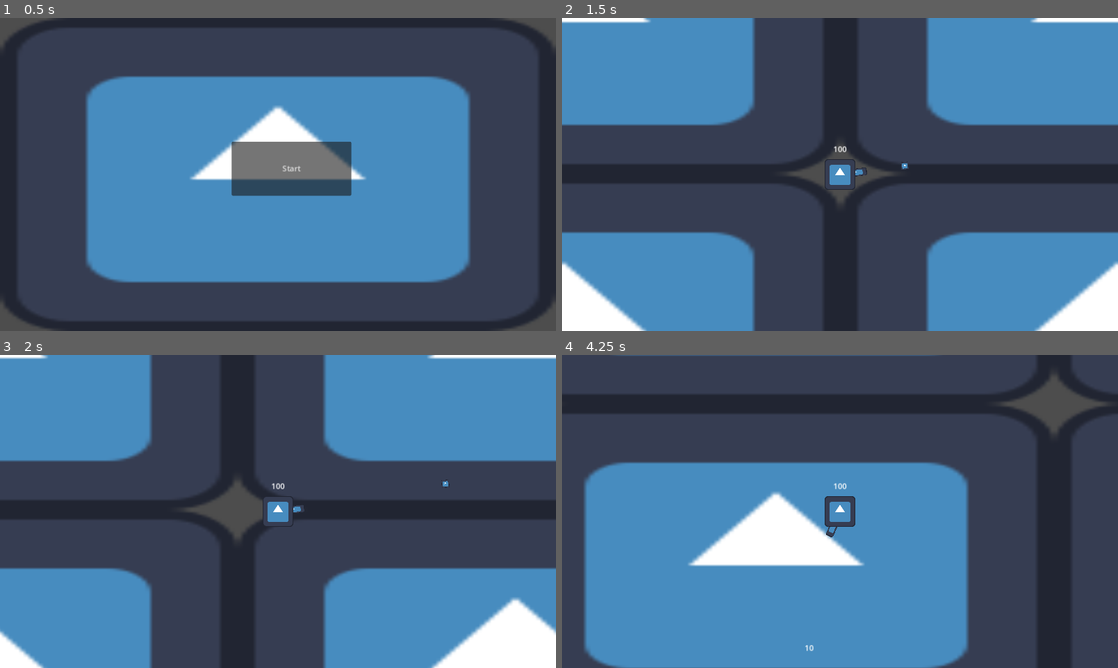
Above: before the commit, frames 1-4 (two rows, left to right).
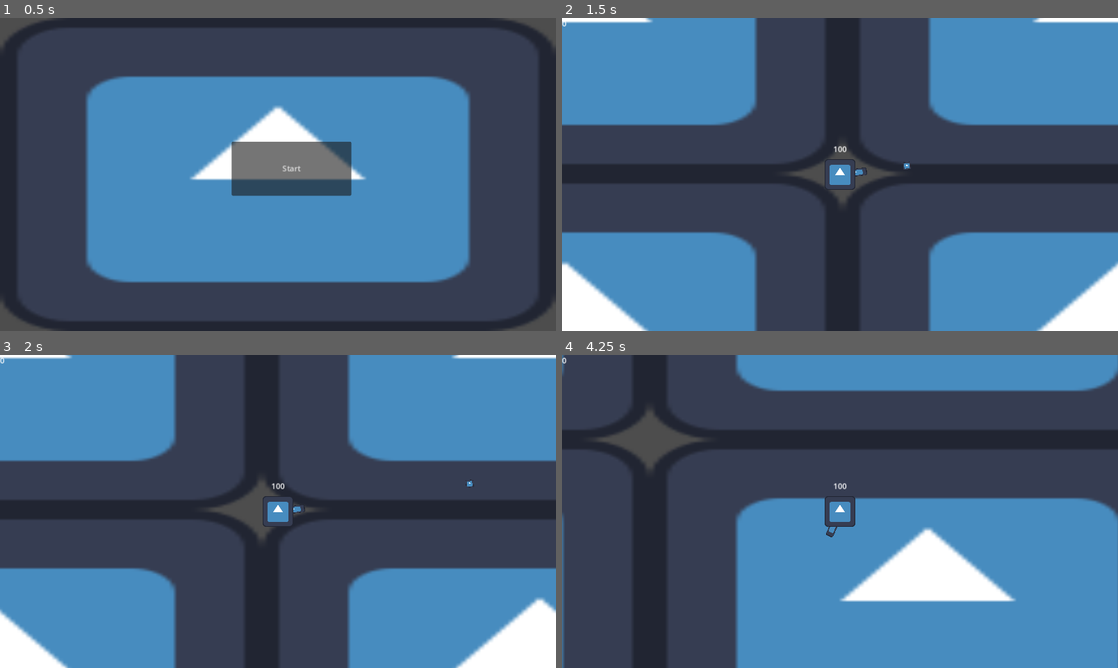
Above: after the commit, the same moments.

Repository: YUK1-0000/vamsavadiepio
Game: Godot game, scene res://World/world.tscn
Two runs of this game, one before a commit and one after it. Both use one fixed random seed, a clock stepped at 60 frames per second and the inputs below. The engine's default icon, where the game draws it, is replaced by a stand-in: a white triangle on a blue panel in a dark square.
Inputs (mouse positions are in pixels of both pictures, inside the frame that each line leads up to):
- Up to frame 1 (0.5 s): no input
- Up to frame 2 (1.5 s): click "Start" at 0.5 s; tap Enter at 1.25 s; move the mouse to (962, 158) at 1.27 s; press the mouse at (962, 158) at 1.28 s; hold D (move_right) from 1.28 s (still down)
- Up to frame 3 (2 s): keep holding D (move_right); tap Q (q) at 1.55 s
- Up to frame 4 (4.25 s): move the mouse to (728, 527) at 2.02 s; release D (move_right) at 2.03 s; release the mouse at (728, 527) at 2.03 s; hold S (move_downward) 2.03-2.78 s; tap Q (q) at 2.1, 3.05, 3.6 s; click (728, 527) at 2.3 s; move the mouse to (895, 442) at 2.77 s; press the mouse at (895, 442) at 2.78 s; hold D (move_right) 2.78-3.53 s; move the mouse to (812, 574) at 3.52 s; release the mouse at (812, 574) at 3.53 s; hold W (move_upward) from 3.53 s (still down); click (812, 574) at 3.8 s

Frame 1 is identical in both runs. In frame 2, 1.5% of the frame differs, in the area x 0-100%, y 0-100%; in frame 3, 17%; in frame 4, 64%.

Commit message:
おなかすいた

Diff:
--- a/Bullet/bullet.tscn
+++ b/Bullet/bullet.tscn
@@ -15,7 +15,7 @@
 motion_mode = 1
 script = ExtResource("1_wgk5s")
 speed = 600.0
-penetrate = 0.0
+penetration = 0.0
 
 [node name="Icon" type="Sprite2D" parent="."]
 scale = Vector2(0.125, 0.125)
--- a/Character.gd
+++ b/Character.gd
@@ -5,16 +5,17 @@
 enum MovingMode {CONSTANT, ACCELERATION}
 @export var moving_mode: MovingMode
 
-@export var hp_max: float
 @export var direction: Vector2
 @export var speed: float
 @export var acceleration: float
 @export var friction: float
-
+@export var hp_max: float
+@export var level: int
+@export var exp: int
 @export var recoil: float
 @export var damage: float
 @export var knockback: float
-@export var penetrate: float = INF
+@export var penetration: float = INF
 
 @onready var hp := hp_max
 
@@ -29,12 +30,12 @@
 				velocity = velocity.move_toward(direction * speed, friction * delta)
 
 
-func attack_to(character: Character) -> void:
+func bump_into(character: Character) -> void:
 	character.damaged(damage)
 	character.knockedback(velocity.normalized() * knockback)
-	if not penetrate:
+	if not penetration:
 		die()
-	penetrate -= 1
+	penetration -= 1
 
 func damaged(damage: float) -> void:
 	hp = max(0, hp - damage)
--- a/Enemy/enemy.gd
+++ b/Enemy/enemy.gd
@@ -16,3 +16,4 @@
 	move_and_slide()
 	if not hp:
 		die()
+		Game.player.exp += exp
--- a/Enemy/enemy.tscn
+++ b/Enemy/enemy.tscn
@@ -20,12 +20,13 @@
 motion_mode = 1
 script = ExtResource("1_kw0dt")
 moving_mode = 1
-hp_max = 10.0
 speed = 100.0
 acceleration = 200.0
 friction = 200.0
+hp_max = 10.0
+exp = 10.0
 damage = 1.0
-knockback = 50.0
+knockback = 100.0
 
 [node name="Icon" type="Sprite2D" parent="."]
 scale = Vector2(0.5, 0.5)
--- a/Game/Game.gd
+++ b/Game/Game.gd
@@ -5,7 +5,6 @@
 @onready var enemies: Node2D = world.get_node("Enemies")
 @onready var bullets: Node2D = world.get_node("Bullets")
 @onready var spawn_timer: Timer = world.get_node("SpawnTimer")
-#@onready var camera: Camera2D = world.get_node("Camera2D")
 
 var player: Player
 var spawn_distance := 800
--- a/Weapon/weapon.tscn
+++ b/Gun/gun.tscn
@@ -2,7 +2,7 @@
 
 [ext_resource type="Texture2D" uid="uid://cmbksv1enqmud" path="res://icon.svg" id="3_sbv7c"]
 
-[node name="Weapon" type="Node2D"]
+[node name="Gun" type="Node2D"]
 
 [node name="Icon" type="Sprite2D" parent="."]
 position = Vector2(28, 0)
--- /dev/null
+++ b/Menu/hud.gd
@@ -0,0 +1,4 @@
+extends Control
+
+func _process(_delta: float) -> void:
+	$ExpLabel.text = str(Game.player.exp)
--- /dev/null
+++ b/Menu/hud.tscn
@@ -0,0 +1,17 @@
+[gd_scene load_steps=2 format=3 uid="uid://b6xoo4pem6rgy"]
+
+[ext_resource type="Script" path="res://Menu/hud.gd" id="1_sjxj2"]
+
+[node name="HUD" type="Control"]
+layout_mode = 3
+anchors_preset = 15
+anchor_right = 1.0
+anchor_bottom = 1.0
+grow_horizontal = 2
+grow_vertical = 2
+script = ExtResource("1_sjxj2")
+
+[node name="ExpLabel" type="Label" parent="."]
+layout_mode = 1
+offset_right = 64.0
+offset_bottom = 24.0
--- a/Player/player.gd
+++ b/Player/player.gd
@@ -4,8 +4,8 @@
 
 @export var bullet_scene: PackedScene
 
-@onready var weapon := $Weapon
-@onready var interval_timer := $Weapon/Timers/IntervalTimer
+@onready var gun := $Gun
+@onready var interval_timer := $Gun/Timers/IntervalTimer
 
 var auto_fire := false
 
@@ -13,7 +13,7 @@
 	if Input.is_action_just_pressed("q"):
 		auto_fire != auto_fire
 
-	weapon.look_at(get_global_mouse_position())
+	gun.look_at(get_global_mouse_position())
 	if auto_fire or Input.is_action_pressed("fire") and not interval_timer.time_left:
 		fire()
 
@@ -30,9 +30,9 @@
 
 func fire() -> void:
 	var b: Bullet = bullet_scene.instantiate()
-	b.global_position = weapon.get_node("Muzzle").global_position
-	b.rotate(weapon.rotation)
-	b.direction = Vector2.RIGHT.rotated(weapon.rotation)
+	b.global_position = gun.get_node("Muzzle").global_position
+	b.rotate(gun.rotation)
+	b.direction = Vector2.RIGHT.rotated(gun.rotation)
 	b.damage = damage
 	b.knockback = knockback
 	velocity -= Vector2.RIGHT.rotated(b.rotation) * recoil
--- a/Player/player.tscn
+++ b/Player/player.tscn
@@ -1,10 +1,11 @@
-[gd_scene load_steps=8 format=3 uid="uid://c1cqao3ghyftq"]
+[gd_scene load_steps=9 format=3 uid="uid://c1cqao3ghyftq"]
 
 [ext_resource type="Script" path="res://Player/player.gd" id="1_15nah"]
 [ext_resource type="Texture2D" uid="uid://cmbksv1enqmud" path="res://icon.svg" id="1_idbvv"]
 [ext_resource type="PackedScene" uid="uid://c4qmkdijgakj8" path="res://Bullet/bullet.tscn" id="2_b522p"]
-[ext_resource type="PackedScene" uid="uid://cfsiom3bmd31n" path="res://Weapon/weapon.tscn" id="2_rms77"]
+[ext_resource type="PackedScene" uid="uid://cfsiom3bmd31n" path="res://Gun/gun.tscn" id="3_ya438"]
 [ext_resource type="PackedScene" uid="uid://dcla7jfwu2ge3" path="res://hurt_box.tscn" id="5_1d6ur"]
+[ext_resource type="PackedScene" uid="uid://b0n2n4ssr43ho" path="res://camera.tscn" id="6_w53rh"]
 
 [sub_resource type="CircleShape2D" id="CircleShape2D_tq6hi"]
 radius = 24.0
@@ -19,15 +20,15 @@
 script = ExtResource("1_15nah")
 bullet_scene = ExtResource("2_b522p")
 moving_mode = 1
+speed = 300.0
+acceleration = 300.0
+friction = 100.0
 hp_max = 100.0
-speed = 500.0
-acceleration = 500.0
-friction = 100.0
 recoil = 60.0
 damage = 10.0
 knockback = 150.0
 
-[node name="Weapon" parent="." instance=ExtResource("2_rms77")]
+[node name="Gun" parent="." instance=ExtResource("3_ya438")]
 
 [node name="Icon" type="Sprite2D" parent="."]
 scale = Vector2(0.5, 0.5)
@@ -50,6 +51,6 @@
 [node name="CollisionShape2D" parent="HurtBox" index="0"]
 shape = SubResource("CircleShape2D_bxk7b")
 
-[node name="Camera2D" type="Camera2D" parent="."]
+[node name="Camera" parent="." instance=ExtResource("6_w53rh")]
 
 [editable path="HurtBox"]
--- /dev/null
+++ b/camera.tscn
@@ -0,0 +1,16 @@
+[gd_scene load_steps=2 format=3 uid="uid://b0n2n4ssr43ho"]
+
+[ext_resource type="PackedScene" uid="uid://b6xoo4pem6rgy" path="res://Menu/hud.tscn" id="1_jy6yy"]
+
+[node name="Camera" type="Camera2D"]
+
+[node name="HUD" parent="." instance=ExtResource("1_jy6yy")]
+anchors_preset = 0
+anchor_right = 0.0
+anchor_bottom = 0.0
+offset_left = -576.0
+offset_top = -324.0
+offset_right = -576.0
+offset_bottom = -324.0
+grow_horizontal = 1
+grow_vertical = 1
--- a/hit_box.gd
+++ b/hit_box.gd
@@ -9,10 +9,10 @@
 @onready var disable_timer: Timer = $DisableTimer
 
 func _on_area_entered(area: HurtBox) -> void:
-	var attacker: Character = get_parent()
-	var attacked_chara: Character = area.get_parent()
+	var myself: Character = get_parent()
+	var collided_chara: Character = area.get_parent()
 
-	attacker.attack_to(attacked_chara)
+	myself.bump_into(collided_chara)
 
 	if hit_type == HitType.COOLDOWN:
 		collision.call_deferred("set", "disabled", true)
